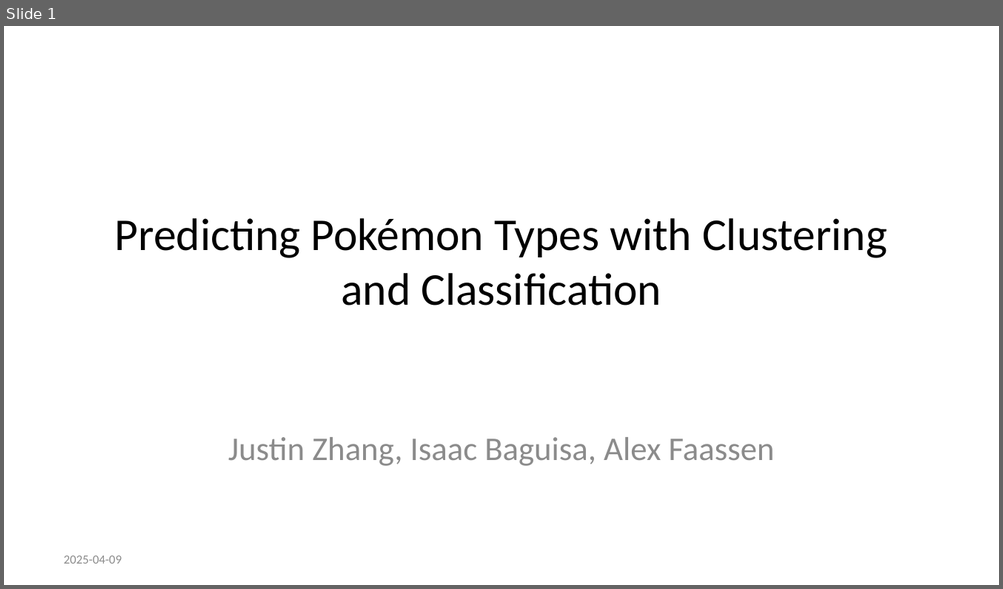
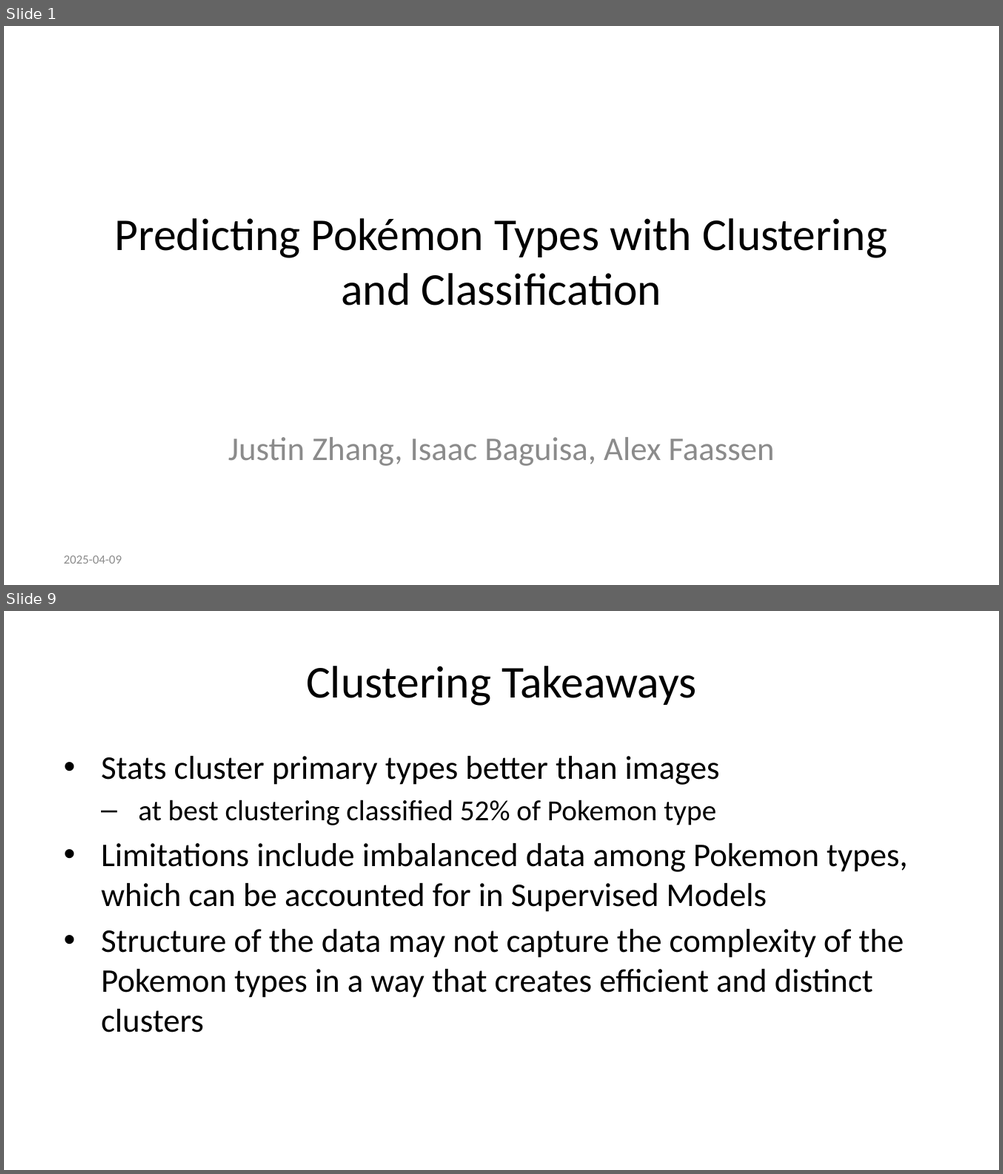
Before and after one commit to alexfaassen/STA2201, a slide deck: Presentation.pptx. Shown one above the other, each under a label of ours: slide 1 before the commit, slides 1 and 9 after it; the slides between them are not shown. The pictures are 1003x589 and 1003x1174 pixels, drawn with LibreOffice and Linux fonts; fonts in the diff are those of the drawing. Boxes give left, top, right and bottom in pixels: in the first picture for what was removed or moved away, otherwise in the second. Text is boxed around its words. In the diff, an @@ line names an element or a change of style, - is before the commit and + after.

Commit message:
Input clustering slides

```diff
--- a/Presentation.pptx
+++ b/Presentation.pptx
@@ slide 9 added at bbox=[4, 611, 999, 1170], background #FFFFFF @@
@@ title added at bbox=[306, 666, 696, 706], 33 pt, text #000000 @@
+Clustering Takeaways
@@ text added at bbox=[101, 756, 908, 1033], 24 pt, text #000000 @@
+• Stats cluster primary types better than images
+  – at best clustering classified 52% of Pokemon type
+• Limitations include imbalanced data among Pokemon types, which can be accounted for in Supervised Models
+• Structure of the data may not capture the complexity of the Pokemon types in a way that creates efficient and distinct clusters
```
Also in this commit, not shown: 9 other slides added, 4 slides removed, 1 other file.
